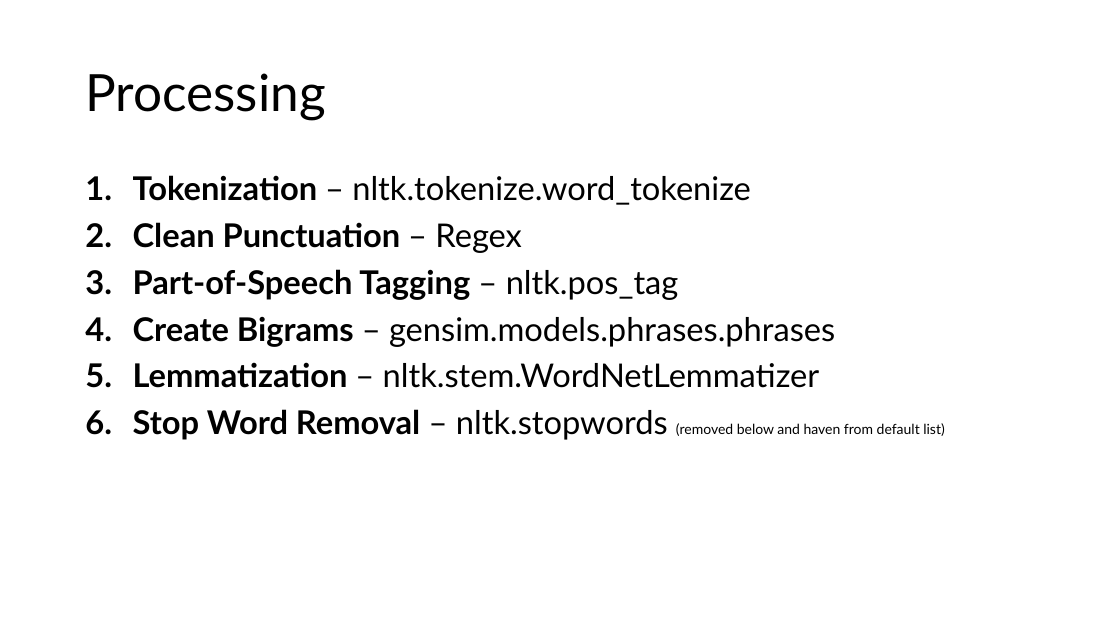
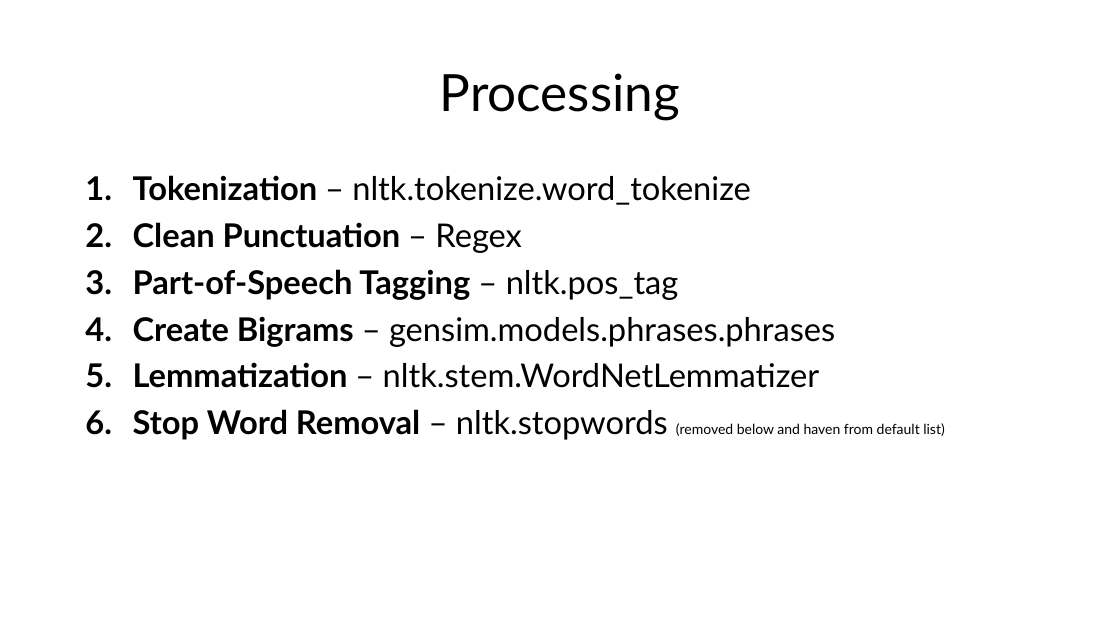
Before and after one commit to sstagliano02/msds_capstone, a slide deck: slide 4 of Analyzing Bank Uncertainty with Word Embeddings.pptx (slide 11 before the commit). Drawn at 1120x630 pixels with LibreOffice and Linux fonts; fonts in the diff are those of the drawing. Boxes give left, top, right and bottom in pixels: in the first picture for what was removed or moved away, otherwise in the second. Text is boxed around its words. In the diff, an @@ line names an element or a change of style, - is before the commit and + after.

```diff
--- a/Analyzing Bank Uncertainty with Word Embeddings.pptx
+++ b/Analyzing Bank Uncertainty with Word Embeddings.pptx
@@ title "Processing" at [440,73,680,120]: alignment left to centre @@
```
Also in this commit, not shown: 7 other slides changed, 4 slides added, 2 slides removed, 2 other files.
